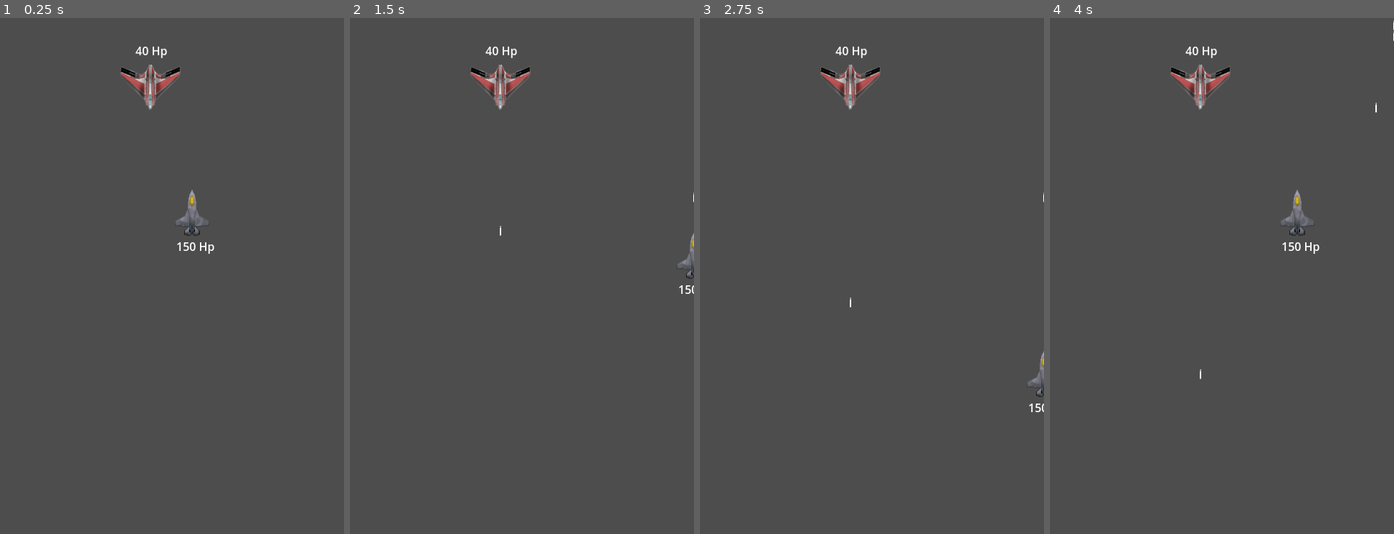
Above: before the commit, frames 1-4 (left to right).
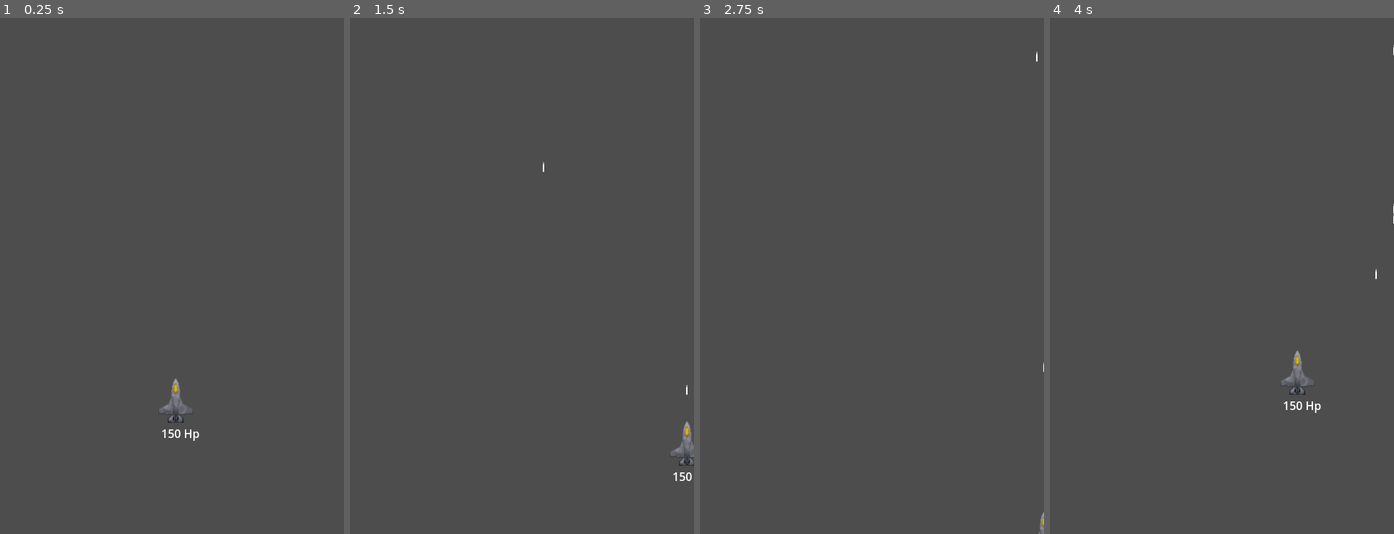
Above: after the commit, the same moments.

Repository: nerdism/shoot-em-up
Game: Godot game, scene res://main.tscn
Same seed, same stepped clock (60 frames per second), same inputs: the game is played once before the commit and once after it.
Inputs:
- Up to frame 1 (0.25 s): no input
- Up to frame 2 (1.5 s): tap Enter at 0.5 s; hold D (move_right) 0.53-1.28 s; tap Space (fire_bullet) at 0.6, 1.35 s; hold S (move_down) from 1.28 s (still down)
- Up to frame 3 (2.75 s): release S (move_down) at 2.03 s; hold D (move_right) from 2.03 s (still down); tap Space (fire_bullet) at 2.1 s
- Up to frame 4 (4 s): tap Space (fire_bullet) at 2.75, 2.85, 3.6 s; release D (move_right) at 2.78 s; hold W (move_up) 2.78-3.53 s; hold A (move_left) from 3.53 s (still down)

The runs differ from the first frame. In frame 1, 1.3% of the frame differs, in the area x 35-63%, y 5-82%; in frame 2, 1.1%; in frame 3, 0.9%; in frame 4, 1.4%, in the area x 35-100%, y 0-77%.

Commit message:
working airplane

Diff:
--- /dev/null
+++ b/airplane.gd
@@ -0,0 +1,26 @@
+extends Area2D
+
+@export var BulletScene: PackedScene
+@export var speed = 300
+@export var hitpoint = 150
+@export var fly_direction: Direction = Direction.UP
+
+enum Direction { UP = -1, DOWN = 1}
+
+# Called when the node enters the scene tree for the first time.
+func _ready():
+	set_health(hitpoint)
+
+
+func set_health(health: int):
+	$HealthLabel.text = str(health) + " Hp"
+
+func fire_bullet():
+	var velocity = Vector2.ZERO
+	var bullet = BulletScene.instantiate()
+	bullet.velocity_direction = fly_direction
+	bullet.global_position = global_position
+	bullet.linear_velocity = Vector2(0, fly_direction * bullet.speed)
+	#bullet.position.y += (($CollisionShape2D.shape.size.y / 2) + 10)
+	get_tree().get_root().add_child(bullet)
+	$FireBulletSound.play()
--- a/bullet.gd
+++ b/bullet.gd
@@ -1,20 +1,21 @@
-extends Area2D
+extends RigidBody2D
 
 @export var speed = 400
-@export var direction = -1 # up
+var velocity_direction = 0
 @export var damage = 10
 
 # Called when the node enters the scene tree for the first time.
 func _ready():
+
 	pass # Replace with function body.
 
 
 # Called every frame. 'delta' is the elapsed time since the previous frame.
-func _process(delta):
-	var velocity = Vector2.ZERO
-	velocity.x = 0
-	velocity.y = speed
-	position += velocity * direction * delta
+#func _process(delta):
+#	var velocity = Vector2.ZERO
+#	velocity.x = 0
+#	velocity.y = speed
+#	position += velocity * velocity_direction * delta
 
 
 
--- /dev/null
+++ b/eagle_airplane.tscn
@@ -0,0 +1,33 @@
+[gd_scene load_steps=6 format=3 uid="uid://b1bwjy376072r"]
+
+[ext_resource type="Script" path="res://airplane.gd" id="1_i1gv1"]
+[ext_resource type="Texture2D" uid="uid://btq3froj58atw" path="res://textures/Entities.png" id="1_xoluh"]
+[ext_resource type="AudioStream" uid="uid://c6pcqo6imxbj4" path="res://sounds/gameplay/EnemyGunfire.wav" id="2_4y1eh"]
+[ext_resource type="PackedScene" uid="uid://c4860cjjg7k0s" path="res://player_bullet.tscn" id="2_6tyjq"]
+
+[sub_resource type="RectangleShape2D" id="RectangleShape2D_gjh6o"]
+size = Vector2(83, 63)
+
+[node name="EagleAirplane" type="Area2D"]
+script = ExtResource("1_i1gv1")
+BulletScene = ExtResource("2_6tyjq")
+metadata/_edit_group_ = true
+
+[node name="Sprite2D" type="Sprite2D" parent="."]
+texture = ExtResource("1_xoluh")
+region_enabled = true
+region_rect = Rect2(144, 0, 84, 64)
+
+[node name="CollisionShape2D" type="CollisionShape2D" parent="."]
+position = Vector2(0.5, 0.5)
+shape = SubResource("RectangleShape2D_gjh6o")
+
+[node name="FireBulletSound" type="AudioStreamPlayer2D" parent="."]
+stream = ExtResource("2_4y1eh")
+
+[node name="HealthLabel" type="Label" parent="."]
+offset_left = -20.0
+offset_top = 34.0
+offset_right = 23.0
+offset_bottom = 60.0
+text = "10 hp"
--- /dev/null
+++ b/enemy_bullet.tscn
@@ -0,0 +1,26 @@
+[gd_scene load_steps=4 format=3 uid="uid://b4gjglijrrtbg"]
+
+[ext_resource type="Script" path="res://bullet.gd" id="1_xythf"]
+[ext_resource type="Texture2D" uid="uid://btq3froj58atw" path="res://textures/Entities.png" id="2_brktx"]
+
+[sub_resource type="RectangleShape2D" id="RectangleShape2D_injiw"]
+size = Vector2(4, 14)
+
+[node name="EnemyBullet" type="RigidBody2D" groups=["enemy_bullet"]]
+gravity_scale = 0.0
+script = ExtResource("1_xythf")
+metadata/_edit_group_ = true
+
+[node name="Sprite2D" type="Sprite2D" parent="."]
+texture = ExtResource("2_brktx")
+region_enabled = true
+region_rect = Rect2(178, 63.9179, 3, 14.1887)
+
+[node name="CollisionShape2D" type="CollisionShape2D" parent="."]
+shape = SubResource("RectangleShape2D_injiw")
+
+[node name="VisibleOnScreenNotifier2D" type="VisibleOnScreenNotifier2D" parent="."]
+position = Vector2(5.96046e-06, 3.09944e-06)
+scale = Vector2(0.200001, 0.7)
+
+[connection signal="screen_exited" from="VisibleOnScreenNotifier2D" to="." method="_on_visible_on_screen_notifier_2d_screen_exited" flags=18]
--- a/enemy_eagle.gd
+++ b/enemy_eagle.gd
@@ -1,43 +1,30 @@
-extends Area2D
+extends Node2D
 
-@export var BulletScene: PackedScene
-@export var speed = 300
 @export var fire_interval = 1
-@export var health = 40
 
 
 var screen_size
 
 # Called when the node enters the scene tree for the first time.
 func _ready():
+	$Airplane.fly_direction = $Airplane.Direction.DOWN
 	screen_size = get_viewport_rect().size
 	$FireInterval.wait_time = fire_interval
 	$FireInterval.start()
 
-func set_health(health: int):
-	$HealthLabel.text = str(health) + " Hp"
 
 # Called every frame. 'delta' is the elapsed time since the previous frame.
 func _process(delta):
-	check_movement(delta)
-	set_health(health)
+	handle_movement(delta)
 
 
-func check_movement(delta):
+func handle_movement(delta):
 	var velocity = Vector2.ZERO # The player's movement vector.
-	velocity = velocity.normalized() * speed
+	velocity = velocity.normalized() * $Airplane.speed
 	position += velocity * delta
 	position.x = clamp(position.x, 0, screen_size.x)
 	position.y = clamp(position.y, 0, screen_size.y)
 
 
 func _on_fire_interval_timeout():
-	var bullet = BulletScene.instantiate()
-	bullet.position = position
-	bullet.direction = 1
-	owner.add_child(bullet)
-	$FireBulletSound.play()
-
-
-func _on_body_entered(body):
-	print_debug("test")
+	$Airplane.fire_bullet()
--- a/enemy_eagle.tscn
+++ b/enemy_eagle.tscn
@@ -1,40 +1,11 @@
-[gd_scene load_steps=6 format=3 uid="uid://csbpfvc3ghkyu"]
+[gd_scene load_steps=2 format=3 uid="uid://csbpfvc3ghkyu"]
 
 [ext_resource type="Script" path="res://enemy_eagle.gd" id="1_el8oo"]
-[ext_resource type="Texture2D" uid="uid://btq3froj58atw" path="res://textures/Entities.png" id="1_nyiyx"]
-[ext_resource type="PackedScene" uid="uid://c4860cjjg7k0s" path="res://bullet.tscn" id="2_5xpkj"]
-[ext_resource type="AudioStream" uid="uid://c6pcqo6imxbj4" path="res://sounds/gameplay/EnemyGunfire.wav" id="4_7cejj"]
 
-[sub_resource type="RectangleShape2D" id="RectangleShape2D_yy8u6"]
-size = Vector2(84, 64)
-
-[node name="EnemyEagle" type="Area2D"]
-position = Vector2(210, 97)
-rotation = 3.13904
+[node name="EnemyEagle" type="Node2D" groups=["eagle", "enemy"]]
 script = ExtResource("1_el8oo")
-BulletScene = ExtResource("2_5xpkj")
 metadata/_edit_group_ = true
-
-[node name="Sprite2D" type="Sprite2D" parent="."]
-texture = ExtResource("1_nyiyx")
-region_enabled = true
-region_rect = Rect2(144.314, 0.173563, 83.5472, 63.1905)
-
-[node name="CollisionShape2D" type="CollisionShape2D" parent="."]
-shape = SubResource("RectangleShape2D_yy8u6")
 
 [node name="FireInterval" type="Timer" parent="."]
 
-[node name="FireBulletSound" type="AudioStreamPlayer2D" parent="."]
-stream = ExtResource("4_7cejj")
-
-[node name="HealthLabel" type="Label" parent="."]
-offset_left = 20.8394
-offset_top = 63.0533
-offset_right = 63.8394
-offset_bottom = 89.0533
-rotation = 3.14031
-text = "10 hp"
-
-[connection signal="body_entered" from="." to="." method="_on_body_entered"]
 [connection signal="timeout" from="FireInterval" to="." method="_on_fire_interval_timeout"]
--- a/main.tscn
+++ b/main.tscn
@@ -1,10 +1,7 @@
-[gd_scene load_steps=3 format=3 uid="uid://lipv0woqx7sv"]
+[gd_scene load_steps=2 format=3 uid="uid://lipv0woqx7sv"]
 
-[ext_resource type="PackedScene" uid="uid://dddvprbc63dh5" path="res://player.tscn" id="1_56rho"]
-[ext_resource type="PackedScene" uid="uid://csbpfvc3ghkyu" path="res://enemy_eagle.tscn" id="2_8lacr"]
+[ext_resource type="PackedScene" uid="uid://blhnnq46prrfk" path="res://player.tscn" id="1_56rho"]
 
 [node name="main" type="Node"]
 
 [node name="Player" parent="." instance=ExtResource("1_56rho")]
-
-[node name="EnemyEagle" parent="." instance=ExtResource("2_8lacr")]
--- a/player.gd
+++ b/player.gd
@@ -1,34 +1,27 @@
-extends Area2D
+extends Node2D
 
-@export var BulletScene: PackedScene
-@export var speed = 300
-@export var health = 150
-
-
+@export var airplane_scene: PackedScene
+var airplane
 var screen_size
 
 # Called when the node enters the scene tree for the first time.
 func _ready():
 	screen_size = get_viewport_rect().size
-	set_health(health)
+	airplane = airplane_scene.instantiate()
+	airplane.body_entered.connect(_colission_detected)
+	add_child(airplane)
 
 
 
 # Called every frame. 'delta' is the elapsed time since the previous frame.
 func _process(delta):
 	check_player_movement(delta)
-	check_fire_bullet(delta)
+	check_fire_bullet()
 
-func set_health(health: int):
-	$HealthLabel.text = str(health) + " Hp"
 
-func check_fire_bullet(delta):
+func check_fire_bullet():
 	if Input.is_action_just_pressed("fire_bullet"):
-		var velocity = Vector2.ZERO
-		var bullet = BulletScene.instantiate()
-		bullet.position = position
-		owner.add_child(bullet)
-		$FireBulletSound.play()
+		airplane.fire_bullet()
 
 func check_player_movement(delta):
 	var velocity = Vector2.ZERO # The player's movement vector.
@@ -41,7 +34,12 @@
 	if Input.is_action_pressed("move_up"):
 		velocity.y -= 1
 
-	velocity = velocity.normalized() * speed
+	velocity = velocity.normalized() * airplane.speed
 	position += velocity * delta
 	position.x = clamp(position.x, 0, screen_size.x)
 	position.y = clamp(position.y, 0, screen_size.y)
+
+
+func _colission_detected(body: Node2D):
+	if body.is_in_group("enemy_bullet"):
+		print_debug("player got hit")
--- a/player.tscn
+++ b/player.tscn
@@ -1,34 +1,10 @@
-[gd_scene load_steps=6 format=3 uid="uid://dddvprbc63dh5"]
+[gd_scene load_steps=3 format=3 uid="uid://blhnnq46prrfk"]
 
-[ext_resource type="Texture2D" uid="uid://btq3froj58atw" path="res://textures/Entities.png" id="1_wblab"]
 [ext_resource type="Script" path="res://player.gd" id="1_x0upp"]
-[ext_resource type="PackedScene" uid="uid://c4860cjjg7k0s" path="res://bullet.tscn" id="2_2ae3k"]
-[ext_resource type="AudioStream" uid="uid://bn1omch3yyc2k" path="res://sounds/gameplay/AlliedGunfire.wav" id="4_kmkjy"]
+[ext_resource type="PackedScene" uid="uid://bw0sfd3caa7nj" path="res://tunder_airplane.tscn" id="2_j4xx8"]
 
-[sub_resource type="RectangleShape2D" id="RectangleShape2D_qmfvh"]
-size = Vector2(48, 65)
-
-[node name="Player" type="Area2D"]
-position = Vector2(268, 272)
+[node name="Player" type="Node2D"]
+position = Vector2(245, 534)
 script = ExtResource("1_x0upp")
-BulletScene = ExtResource("2_2ae3k")
+airplane_scene = ExtResource("2_j4xx8")
 metadata/_edit_group_ = true
-
-[node name="AirplaneSprite" type="Sprite2D" parent="."]
-texture = ExtResource("1_wblab")
-region_enabled = true
-region_rect = Rect2(0, 0, 48, 63.2419)
-
-[node name="CollisionShape2D" type="CollisionShape2D" parent="."]
-position = Vector2(0, -0.5)
-shape = SubResource("RectangleShape2D_qmfvh")
-
-[node name="FireBulletSound" type="AudioStreamPlayer2D" parent="."]
-stream = ExtResource("4_kmkjy")
-
-[node name="HealthLabel" type="Label" parent="."]
-offset_left = -22.0
-offset_top = 35.0
-offset_right = 21.0
-offset_bottom = 61.0
-text = "10 hp"
--- a/bullet.tscn
+++ b/player_bullet.tscn
@@ -1,18 +1,18 @@
 [gd_scene load_steps=4 format=3 uid="uid://c4860cjjg7k0s"]
 
-[ext_resource type="Script" path="res://bullet.gd" id="1_gcuvl"]
-[ext_resource type="Texture2D" uid="uid://btq3froj58atw" path="res://textures/Entities.png" id="1_gjbhh"]
+[ext_resource type="Script" path="res://bullet.gd" id="1_gyvrh"]
+[ext_resource type="Texture2D" uid="uid://btq3froj58atw" path="res://textures/Entities.png" id="2_xl1xi"]
 
 [sub_resource type="RectangleShape2D" id="RectangleShape2D_injiw"]
 size = Vector2(4, 14)
 
-[node name="Bullet" type="Area2D"]
-position = Vector2(211, 251)
-script = ExtResource("1_gcuvl")
+[node name="PlayerBullet" type="RigidBody2D" groups=["allied_bullet"]]
+gravity_scale = 0.0
+script = ExtResource("1_gyvrh")
 metadata/_edit_group_ = true
 
 [node name="Sprite2D" type="Sprite2D" parent="."]
-texture = ExtResource("1_gjbhh")
+texture = ExtResource("2_xl1xi")
 region_enabled = true
 region_rect = Rect2(175.052, 63.9179, 2.70261, 14.1887)
 
--- /dev/null
+++ b/tunder_airplane.tscn
@@ -0,0 +1,33 @@
+[gd_scene load_steps=6 format=3 uid="uid://bw0sfd3caa7nj"]
+
+[ext_resource type="Script" path="res://airplane.gd" id="1_j60d3"]
+[ext_resource type="Texture2D" uid="uid://btq3froj58atw" path="res://textures/Entities.png" id="2_bvcdr"]
+[ext_resource type="PackedScene" uid="uid://c4860cjjg7k0s" path="res://player_bullet.tscn" id="2_humqj"]
+[ext_resource type="AudioStream" uid="uid://bn1omch3yyc2k" path="res://sounds/gameplay/AlliedGunfire.wav" id="3_rskht"]
+
+[sub_resource type="RectangleShape2D" id="RectangleShape2D_6t005"]
+size = Vector2(47, 62)
+
+[node name="TunderAirplane" type="Area2D" groups=["airplane"]]
+script = ExtResource("1_j60d3")
+BulletScene = ExtResource("2_humqj")
+metadata/_edit_group_ = true
+
+[node name="Sprite2D" type="Sprite2D" parent="."]
+texture = ExtResource("2_bvcdr")
+region_enabled = true
+region_rect = Rect2(0, 0, 47.4963, 62.618)
+
+[node name="CollisionShape2D" type="CollisionShape2D" parent="."]
+position = Vector2(0.5, 0)
+shape = SubResource("RectangleShape2D_6t005")
+
+[node name="FireBulletSound" type="AudioStreamPlayer2D" parent="."]
+stream = ExtResource("3_rskht")
+
+[node name="HealthLabel" type="Label" parent="."]
+offset_left = -20.0
+offset_top = 34.0
+offset_right = 23.0
+offset_bottom = 60.0
+text = "10 hp"
